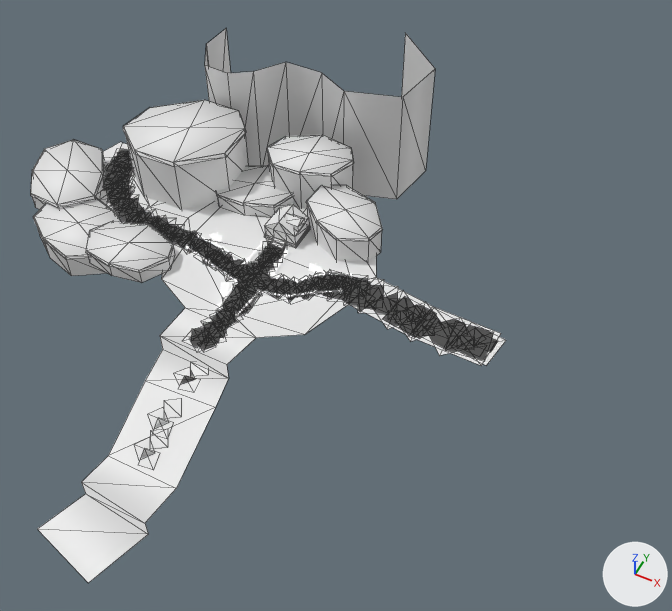
The glTF model Levels/Lobby/Imported/lobby.glb, before and after one commit.
Before and after are seen from a 50 mm camera at (54.1, -86.2, 101.3) aimed at (14.0, -6.0, 1.1). The axes (+X, +Y, +Z) are drawn at lower right. The lights are the same throughout. The older version comes first. Mesh edges are drawn as thin lines on the coarser meshes. Objects named as collision shapes, trigger or cutter boxes, shadow casters or lower levels of detail are left out. Where no turn or scale is listed for an object, it has been applied to the vertices. Vertices at exactly the same position are counted once.

Objects in the first picture: 'Deslevel', 'Deslevel.001', 'Deslevel.002', 'Deslevel.003', 'Deslevel.004', 'Deslevel.005', 'Deslevel.006', 'Deslevel.007', 'House', 'floor', 'floor_path' and 2 more.
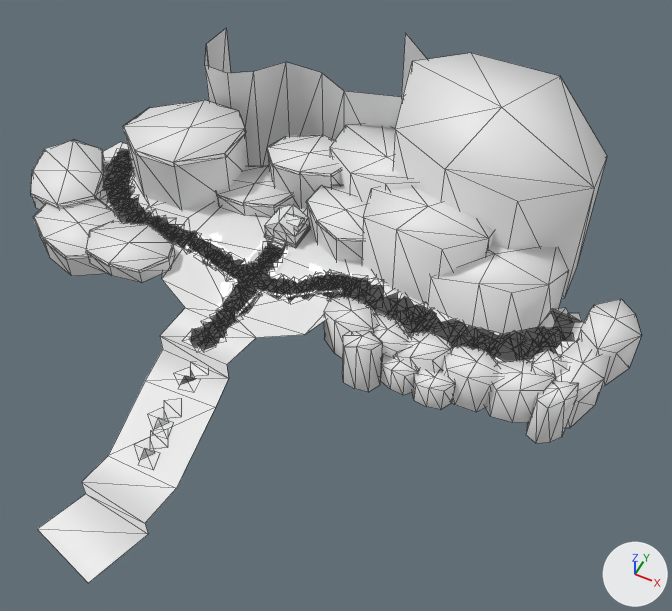
Patch to the scene script:
```diff
--- a/Levels/Lobby/Imported/lobby.glb.py
+++ b/Levels/Lobby/Imported/lobby.glb.py
@@ me_cube_009 @@
 # used by ob_floor; location = (0.0, 0.0, 0.0)
 # verts and faces of me_cube_009; kept vertices keep their numbers, new ones are numbered from 42
 # before: 14 (26.6, 0.9, 0.0) at pixel (434, 307), 15 (36.5, -6.2, 0.0) at pixel (481, 365), 16 (36.9, 0.6, 0.0) at pixel (501, 333)
-me_cube_009.from_pydata(...)  # 42 vertices, 48 faces; spans x -38.7..36.9, y -52.9..16.9, z -11.0..0.0
+me_cube_009.from_pydata(...)  # 46 vertices, 52 faces; spans x -38.7..48.8, y -52.9..16.9, z -11.0..0.0
+# me_cube_009 part 1
+delete_vertices([16])  # with the faces that use them
+verts[15] = (37.9, -6.2, 0.0)  # moved
+verts[42] = (37.1, 0.6, 0.0)  # pixel (502, 333)
+verts[43] = (45.9, -0.8, 0.0)
+verts[44] = (41.2, 4.1, 0.0)  # pixel (537, 326)
+verts[45] = (48.8, 7.8, 0.0)
+verts[46] = (42.0, 7.8, 0.0)  # pixel (551, 311)
+faces += [(14, 15, 42), (15, 43, 42), (42, 43, 44), (43, 45, 44), (44, 45, 46)]
 me_cube_009.materials.append(mat_scenariomaterial)
@@ me_plane_001 @@
 # used by ob_floor_path; location = (0.0, 0.0, 0.0)
-me_plane_001.from_pydata(...)  # 828 vertices, 414 faces; spans x -36.1..38.0, y -37.1..13.2, z -7.7..0.0
+me_plane_001.from_pydata(...)  # 912 vertices, 456 faces; spans x -36.1..47.5, y -37.1..13.2, z -7.7..0.0
+# me_plane_001 part 2
+# 80 vertices are added at x 33.6..47.5, y -5.4..9.4, z 0.0
+# 40 new faces join them
+# other edits to the shape of me_plane_001 do not show in these pictures
 me_plane_001.materials.append(mat_scenariomaterial)
@@ me_cube_068 @@
+me_cube_068.from_pydata(...)  # 272 vertices, 384 faces; spans x -14.7..38.8, y -21.7..22.9, z -12.6..17.3
+me_cube_068.materials.append(mat_scenariomaterial)  # white #e7e7e7
@@ ob_deslevel_040 @@
+ob_deslevel_040 = bpy.data.objects.new('Deslevel.040', me_cube_068)
+ob_deslevel_040.location = (16.0, 9.1, 4.8)
```

Location of each change, (x1, y1, x2, y2) in pixels of the pictures (672 x 611 px):
'Deslevel.040', added
    after: (324, 53, 641, 443)
'floor', reshaped (18% wider)
    before: (38, 142, 501, 583)
    after: (38, 142, 583, 583)
'floor_path', reshaped (19% wider)
    before: (100, 143, 506, 470)
    after: (100, 143, 583, 470)
part 1 of me_cube_009, built on
    before: (417, 308, 501, 366)
    after: (467, 322, 583, 363)
part 2 of me_plane_001, added
    after: (476, 308, 583, 362)
